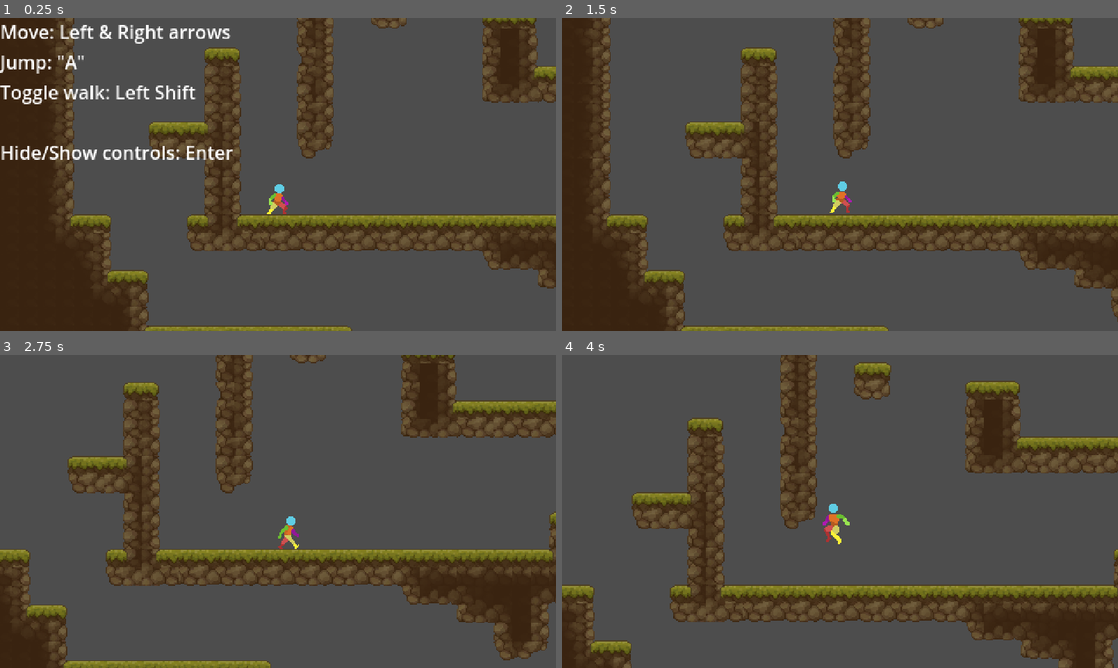
Above: before the commit, frames 1-4 (two rows, left to right).
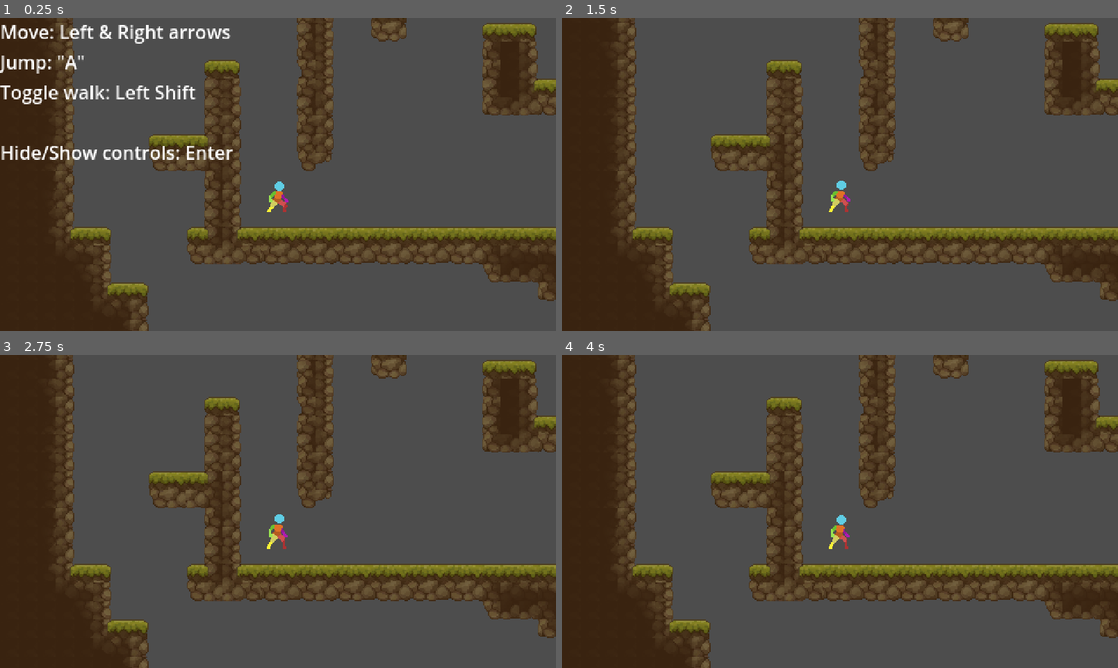
Above: after the commit, the same moments.

Repository: Ketei/UnnamedGame
Game: Godot game, scene res://Test/test_world.tscn
The game is run twice, just before and just after one commit, with the same random seed, the same clock (stepped at 60 frames per second) and the same inputs.
Inputs:
- Up to frame 1 (0.25 s): no input
- Up to frame 2 (1.5 s): tap Enter (ui_accept) at 0.5 s; hold Right (gc_right) 0.53-1.28 s; hold Shift (gc_walk) 0.53-1.28 s; tap A (gc_jump) at 0.77 s; hold Down (gc_down) from 1.28 s (still down); tap Shift (gc_walk) at 1.35 s
- Up to frame 3 (2.75 s): tap A (gc_jump) at 1.52 s; release Down (gc_down) at 2.03 s; hold Right (gc_right) from 2.03 s (still down); hold Shift (gc_walk) from 2.03 s (still down)
- Up to frame 4 (4 s): release Right (gc_right) at 2.78 s; release Shift (gc_walk) at 2.78 s; hold Up (gc_up) 2.78-3.53 s; tap Shift (gc_walk) at 2.85 s; tap A (gc_jump) at 3.02, 3.77 s; hold Left (gc_left) from 3.53 s (still down); hold Shift (gc_walk) from 3.53 s (still down)

The runs differ from the first frame. In frame 1, 16% of the frame differs, in the area x 9-100%, y 0-100%; in frame 2, 30%; in frame 3, 45%; in frame 4, 51%, in the area x 0-100%, y 0-100%.
Error after the commit: Invalid access to property or key 'terrain_changed' on a base object of type 'Nil'. (res://Scripts/Modules/ModuleInteraction.gd:23)

Commit message:
Added stats

Diff:
--- a/Nodes/Actors/player.tscn
+++ b/Nodes/Actors/player.tscn
@@ -1,14 +1,18 @@
-[gd_scene load_steps=20 format=3 uid="uid://cc6f2xlfiaufv"]
+[gd_scene load_steps=23 format=3 uid="uid://dw2ki46t73efm"]
 
 [ext_resource type="Script" path="res://Scripts/Actors/Player.gd" id="1_ohcsv"]
 [ext_resource type="Texture2D" uid="uid://bj76fclypopfk" path="res://Textures/Actors/Player/Character_Idle_48x48.png" id="2_faxiu"]
 [ext_resource type="Script" path="res://Scripts/BaseClasses/ModuleManager.gd" id="2_rvg6n"]
-[ext_resource type="Script" path="res://Scripts/Modules/ModuleBehaviour.gd" id="4_2ke8w"]
 [ext_resource type="PackedScene" uid="uid://cd0fovjuf581s" path="res://Nodes/Modules/Behaviour/Packs/Player/behaviour-pack_movement.tscn" id="4_l6sh5"]
-[ext_resource type="Script" path="res://Scripts/Modules/ModuleTerrainTracker.gd" id="6_pe4l6"]
-[ext_resource type="Script" path="res://Scripts/Modules/ModuleTimersManager.gd" id="7_dxiyj"]
-[ext_resource type="Script" path="res://Scripts/Modules/ModuleGravity.gd" id="8_j6i8j"]
+[ext_resource type="Script" path="res://Scripts/Modules/module_behaviour.gd" id="4_rdfv3"]
+[ext_resource type="Script" path="res://Scripts/Modules/module_terrain_tracker.gd" id="6_nn7a5"]
+[ext_resource type="Script" path="res://Scripts/Modules/module_timers_manager.gd" id="7_qgtcs"]
+[ext_resource type="Script" path="res://Scripts/Modules/module_animation_player.gd" id="8_lx74x"]
+[ext_resource type="Script" path="res://Scripts/Modules/module_gravity.gd" id="8_m8pm7"]
+[ext_resource type="PackedScene" uid="uid://ergcsbjtx8h5" path="res://Nodes/StateMachines/player_anim_fsm.tscn" id="9_bjjyc"]
 [ext_resource type="Script" path="res://Scripts/Modules/ModuleInteraction.gd" id="9_http1"]
+[ext_resource type="Script" path="res://Scripts/Modules/module_stats.gd" id="10_hqic8"]
+[ext_resource type="Script" path="res://Scripts/BaseClasses/component_stat.gd" id="13_dh3op"]
 
 [sub_resource type="Animation" id="Animation_lkhnf"]
 length = 0.001
@@ -116,27 +120,6 @@
 "run": SubResource("Animation_3c5ef"),
 "walk": SubResource("Animation_t05fn")
 }
-
-[sub_resource type="GDScript" id="GDScript_vj7mh"]
-script/source = "extends ModuleAnimationPlayer
-
-func _ready():
-	var _preload_state = preload(\"res://Nodes/StateMachines/player_anim_fsm.tscn\")
-	animation_state_machine = _preload_state.instantiate()
-	animation_state_machine.load_state_machine()
-
-	register_animation(\"root/ground/movement/idle\", \"idle\")
-	register_animation(\"root/ground/movement/walk\", \"walk\")
-	register_animation(\"root/ground/movement/run\", \"run\")
-	register_animation(\"root/air/movement/jump\", \"jump\")
-	register_animation(\"root/air/movement/fall\", \"fall\")
-
-#	register_animation(\"ground\", \"idle-stand\", \"idle\")
-#	register_animation(\"ground\", \"walk\", \"walk\")
-#	register_animation(\"ground\", \"run\", \"run\")
-#	register_animation(\"air\", \"jump\", \"jump\")
-#	register_animation(\"air\", \"fall\", \"fall\")
-"
 
 [sub_resource type="RectangleShape2D" id="RectangleShape2D_3l8r1"]
 size = Vector2(16, 8)
@@ -169,7 +152,7 @@
 vframes = 5
 
 [node name="CollisionPolygon2D" type="CollisionPolygon2D" parent="."]
-polygon = PackedVector2Array(0, 0, 6, 0, 6, -3, 6, -23, 4, -27, 0, -27, -4, -27, -6, -23, -6, -3, -6, 0)
+polygon = PackedVector2Array(0, 0, 5, 0, 6, -1, 6, -23, 4, -27, 0, -27, -4, -27, -6, -23, -6, -1, -5, 0)
 
 [node name="ModuleManager" type="Node" parent="." node_paths=PackedStringArray("parent_node")]
 script = ExtResource("2_rvg6n")
@@ -177,13 +160,13 @@
 move_and_slide = true
 
 [node name="ModuleBehaviour" type="Node" parent="ModuleManager" node_paths=PackedStringArray("default_pack")]
-script = ExtResource("4_2ke8w")
+script = ExtResource("4_rdfv3")
 default_pack = NodePath("BehaviourPack-Movement")
 
 [node name="BehaviourPack-Movement" parent="ModuleManager/ModuleBehaviour" instance=ExtResource("4_l6sh5")]
 
 [node name="ModuleTerrainTracker" type="Node" parent="ModuleManager" node_paths=PackedStringArray("raycast_left", "raycast_center", "raycast_right", "ground_collision", "middle_collision")]
-script = ExtResource("6_pe4l6")
+script = ExtResource("6_nn7a5")
 raycast_left = NodePath("../../RayCastLeft")
 raycast_center = NodePath("../../RayCastCenter")
 raycast_right = NodePath("../../RayCastRight")
@@ -191,17 +174,20 @@
 middle_collision = NodePath("../../MiddleTerrain")
 
 [node name="ModuleTimersManager" type="Node" parent="ModuleManager"]
-script = ExtResource("7_dxiyj")
-
-[node name="ModuleAnimationPlayer" type="AnimationPlayer" parent="ModuleManager"]
+script = ExtResource("7_qgtcs")
+
+[node name="ModuleAnimationPlayer" type="AnimationPlayer" parent="ModuleManager" node_paths=PackedStringArray("state_machine")]
 autoplay = "idle"
 libraries = {
 "": SubResource("AnimationLibrary_xp0ma")
 }
-script = SubResource("GDScript_vj7mh")
+script = ExtResource("8_lx74x")
+state_machine = NodePath("Root")
+
+[node name="Root" parent="ModuleManager/ModuleAnimationPlayer" instance=ExtResource("9_bjjyc")]
 
 [node name="ModuleGravity" type="Node" parent="ModuleManager" node_paths=PackedStringArray("target_actor")]
-script = ExtResource("8_j6i8j")
+script = ExtResource("8_m8pm7")
 target_actor = NodePath("../..")
 terminal_velocity = 27.0
 low_grav_slowdown = 1.0
@@ -211,27 +197,35 @@
 animation_player = NodePath("../ModuleAnimationPlayer")
 terrain_tracker = NodePath("../ModuleTerrainTracker")
 
+[node name="ModuleStats" type="Node" parent="ModuleManager"]
+script = ExtResource("10_hqic8")
+
+[node name="Health" type="Node" parent="ModuleManager/ModuleStats"]
+script = ExtResource("13_dh3op")
+stat_name = "health"
+_max_value = 100.0
+cancel_decimals = true
+value_rounding = 1
+
 [node name="RayCastCenter" type="RayCast2D" parent="."]
 position = Vector2(0, -16)
 target_position = Vector2(0, 18)
 
 [node name="RayCastLeft" type="RayCast2D" parent="."]
 position = Vector2(-5, -16)
-target_position = Vector2(0, 17)
+target_position = Vector2(0, 18)
 
 [node name="RayCastRight" type="RayCast2D" parent="."]
 position = Vector2(5, -16)
-target_position = Vector2(0, 17)
+target_position = Vector2(0, 18)
 
 [node name="GroundTerrain" type="Area2D" parent="."]
-visible = false
 
 [node name="CollisionShape2D" type="CollisionShape2D" parent="GroundTerrain"]
 position = Vector2(0, -4)
 shape = SubResource("RectangleShape2D_3l8r1")
 
 [node name="MiddleTerrain" type="Area2D" parent="."]
-visible = false
 
 [node name="CollisionShape2D" type="CollisionShape2D" parent="MiddleTerrain"]
 position = Vector2(0, -18)
